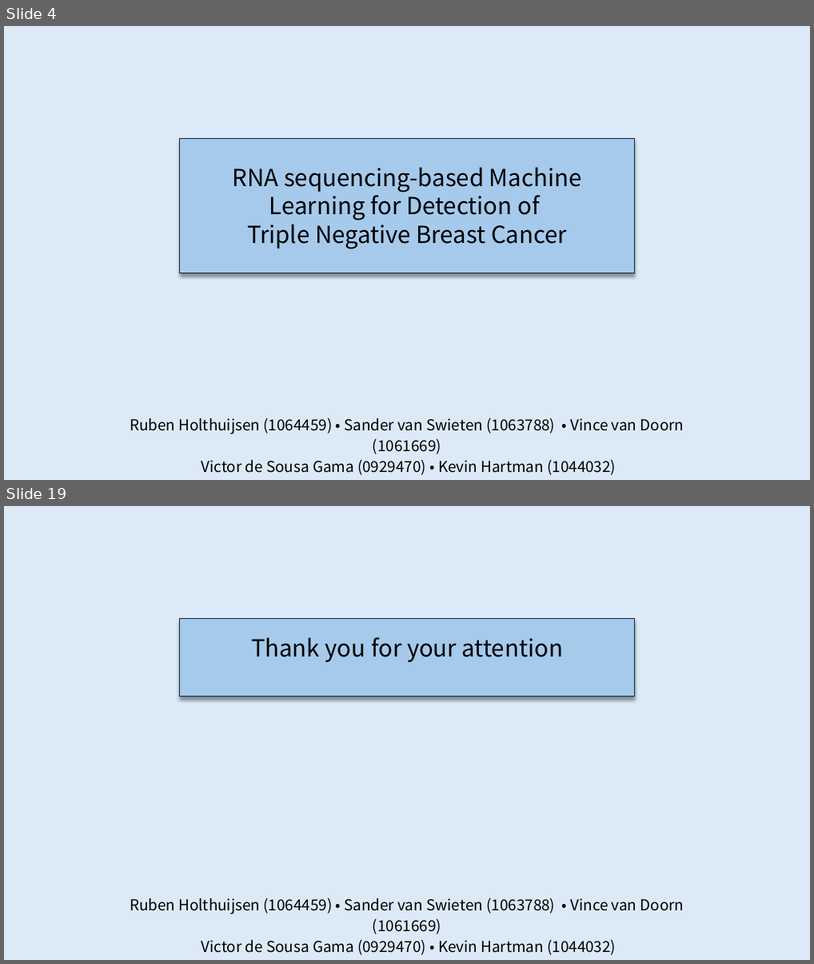
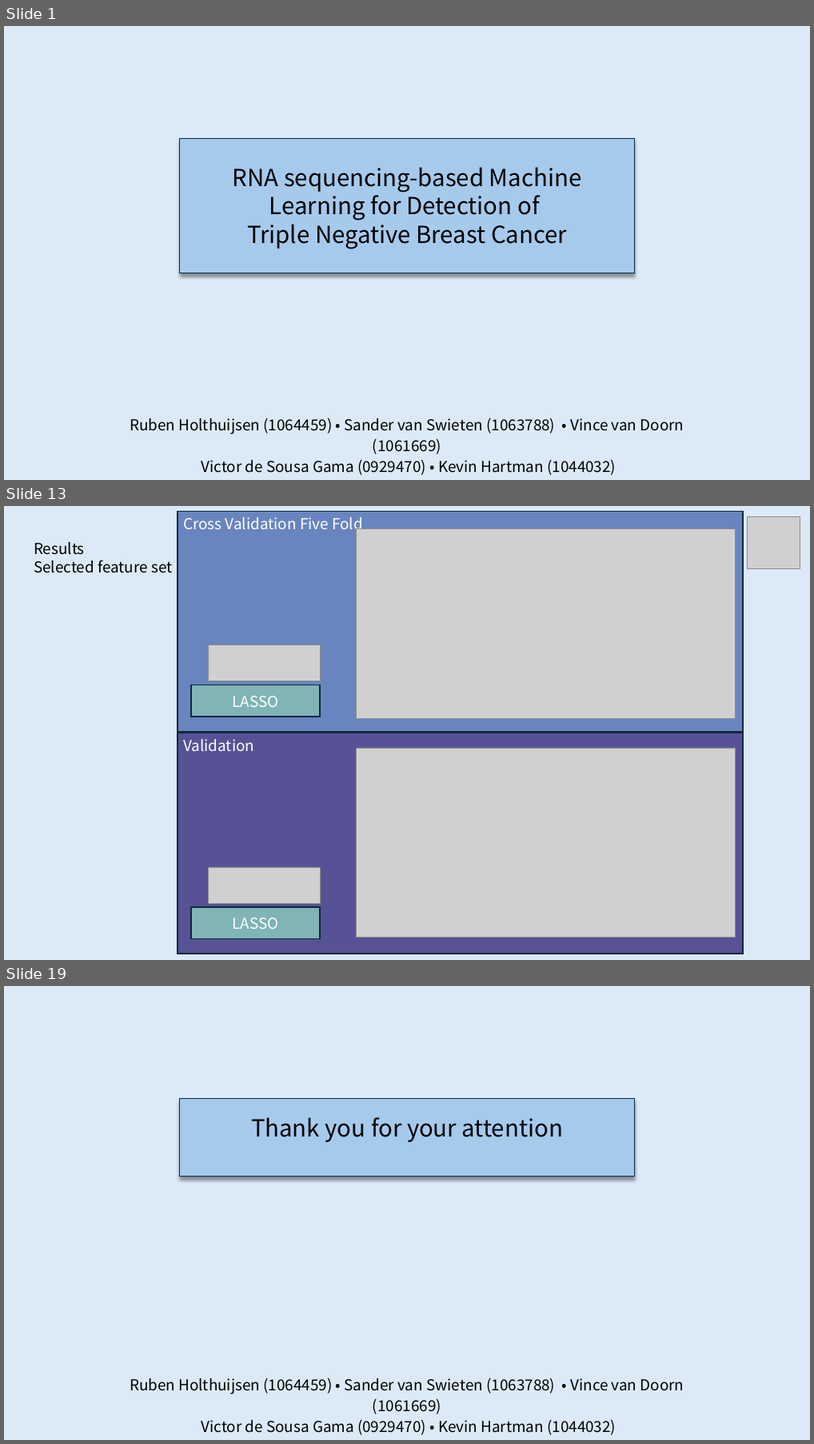
Before and after one commit to rhlt/tnbc, a slide deck: CapstoneProject_FinalPresentation.pptx. Shown one above the other, each under a label of ours: slides 4 and 19 before the commit, slides 1, 13 and 19 after it; the slides between them are not shown. The pictures are 814x964 and 814x1444 pixels, drawn with LibreOffice and Linux fonts; fonts in the diff are those of the drawing; grey boxes stand for pictures. Boxes give left, top, right and bottom in pixels: in the first picture for what was removed or moved away, otherwise in the second. Text is boxed around its words. In the diff, an @@ line names an element or a change of style, - is before the commit and + after.

```diff
--- a/CapstoneProject_FinalPresentation.pptx
+++ b/CapstoneProject_FinalPresentation.pptx
@@ slide 13 added at (4, 506, 810, 960), background #DCEAF7 @@
@@ rectangle added at (178, 512, 744, 732), fill #6985BF, outline #0E2841 1.5 pt, 18 pt, text #FFFFFF @@
+Cross Validation Five Fold
@@ picture added at (357, 528, 736, 718) @@
@@ picture added at (748, 516, 801, 569) @@
@@ text added at (34, 542, 172, 573), 18 pt, text #000000 @@
+Results
+Selected feature set
@@ picture added at (209, 644, 320, 681) @@
@@ rectangle added at (191, 685, 320, 716), fill #80B4B5, outline #0E2841 1.5 pt, 18 pt, text #FFFFFF @@
+LASSO
@@ rectangle added at (178, 733, 744, 953), fill #575295, outline #0E2841 1.5 pt, 18 pt, text #FFFFFF @@
+Validation
@@ picture added at (357, 748, 736, 936) @@
@@ picture added at (209, 867, 320, 904) @@
@@ rectangle added at (191, 907, 320, 938), fill #80B4B5, outline #0E2841 1.5 pt, 18 pt, text #FFFFFF @@
+LASSO
@@ what was slide 4 is now slide 1 @@
```
Also in this commit, not shown: 11 slides changed, 5 other slides added, 8 slides removed, 18 other files.
